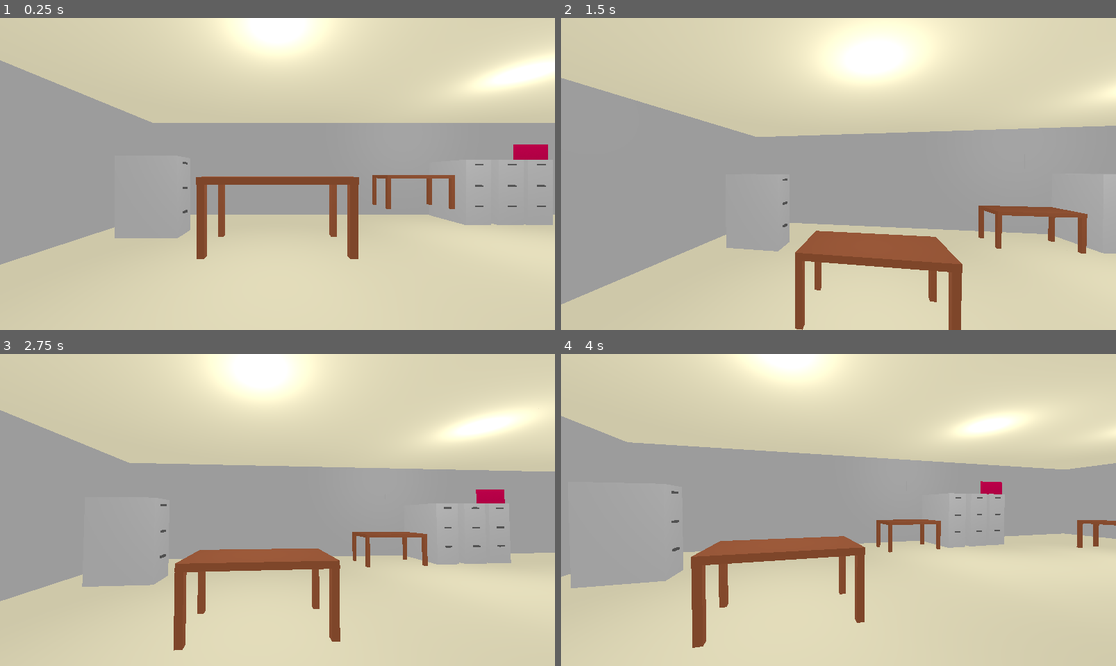
Above: before the commit, frames 1-4 (two rows, left to right).
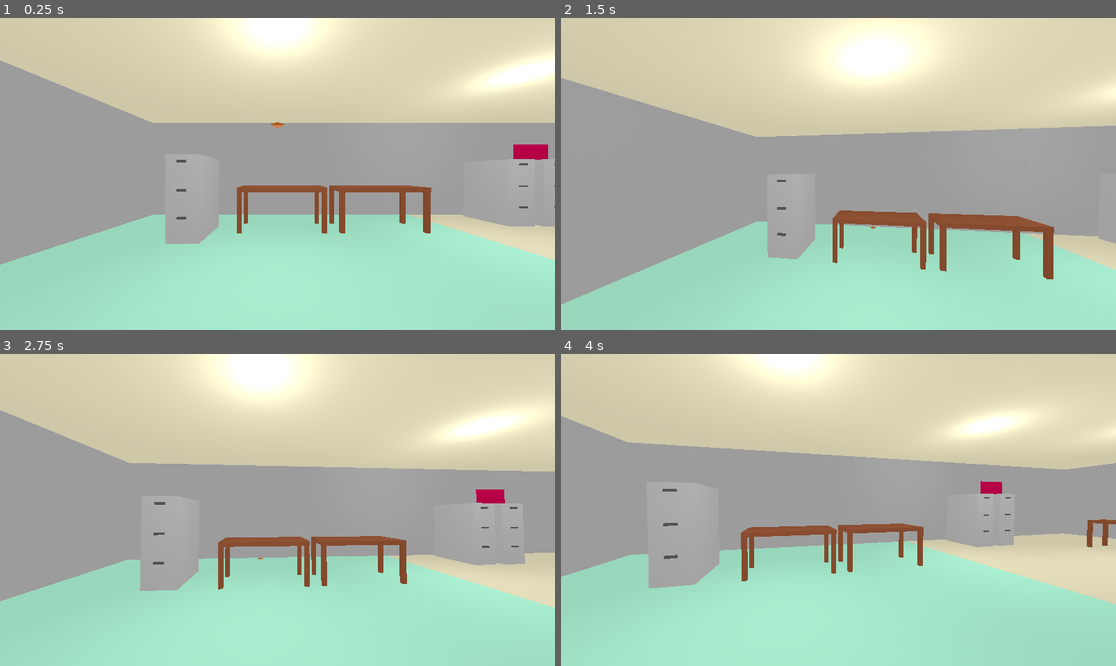
Above: after the commit, the same moments.

Repository: smekbo/office
Game: Godot game, scene res://main.tscn
Two runs of this game, one before a commit and one after it. Both use one fixed random seed, a clock stepped at 60 frames per second and the inputs below.
Inputs (mouse positions are in pixels of both pictures, inside the frame that each line leads up to):
- Up to frame 1 (0.25 s): no input
- Up to frame 2 (1.5 s): tap Enter (ui_accept) at 0.5, 0.6 s; move the mouse to (866, 174) at 0.52 s; hold Up (ui_up) from 0.53 s (still down); tap Space (jump) at 0.77 s; tap E (use) at 0.8, 1.35 s; move the mouse to (810, 174) at 1.27 s
- Up to frame 3 (2.75 s): keep holding Up (ui_up); tap Space (jump) at 1.52 s; tap Enter (ui_accept) at 1.55, 2, 2.1 s; move the mouse to (288, 503) at 2.02 s; tap E (use) at 2.3 s
- Up to frame 4 (4 s): keep holding Up (ui_up); tap Enter (ui_accept) at 2.75, 3.05, 3.6 s; move the mouse to (832, 516) at 2.77 s; tap E (use) at 2.85, 3.8 s; tap Space (jump) at 3.02, 3.77 s; move the mouse to (877, 513) at 3.52 s

The runs differ from the first frame. In frame 1, 36% of the frame differs, in the area x 0-100%, y 33-100%; in frame 2, 29%; in frame 3, 32%; in frame 4, 36%, in the area x 0-100%, y 43-100%.

Commit message:
alternate kick method

Diff:
--- /dev/null
+++ b/file_cabinet_method2.tscn
@@ -0,0 +1,74 @@
+[gd_scene load_steps=8 format=3 uid="uid://b72dbnj475t73"]
+
+[ext_resource type="Script" path="res://kicker.gd" id="1_yjk74"]
+
+[sub_resource type="StandardMaterial3D" id="StandardMaterial3D_hkr2p"]
+albedo_color = Color(0.305882, 0.305882, 0.305882, 1)
+
+[sub_resource type="BoxMesh" id="BoxMesh_f86j4"]
+material = SubResource("StandardMaterial3D_hkr2p")
+size = Vector3(0.1, 0.05, 0.2)
+
+[sub_resource type="StandardMaterial3D" id="StandardMaterial3D_4imao"]
+albedo_color = Color(0.631373, 0.631373, 0.631373, 1)
+grow_amount = -0.703
+
+[sub_resource type="BoxMesh" id="BoxMesh_d8viy"]
+material = SubResource("StandardMaterial3D_4imao")
+size = Vector3(1.5, 2, 0.75)
+
+[sub_resource type="ConvexPolygonShape3D" id="ConvexPolygonShape3D_xquu2"]
+points = PackedVector3Array(-0.75, -1, -0.375, -0.75, -1, 0.375, -0.75, 1, -0.375, 0.75, -1, -0.375, 0.75, -1, 0.375, -0.75, 1, 0.375, 0.75, 1, -0.375, 0.75, 1, 0.375)
+
+[sub_resource type="BoxShape3D" id="BoxShape3D_ss0fn"]
+size = Vector3(1.50668, 2.00603, 0.760125)
+
+[node name="file_cabinet" type="RigidBody3D"]
+collision_layer = 2
+collision_mask = 2
+sleeping = true
+
+[node name="handle" type="MeshInstance3D" parent="."]
+transform = Transform3D(1, 0, 0, 0, 1, 0, 0, 0, 1, 0.751229, -0.413617, 0)
+mesh = SubResource("BoxMesh_f86j4")
+skeleton = NodePath("../cabinet")
+
+[node name="handle2" type="MeshInstance3D" parent="."]
+transform = Transform3D(1, 0, 0, 0, 1, 0, 0, 0, 1, 0.751229, 0.201657, 0)
+mesh = SubResource("BoxMesh_f86j4")
+skeleton = NodePath("../cabinet")
+
+[node name="handle3" type="MeshInstance3D" parent="."]
+transform = Transform3D(1, 0, 0, 0, 1, 0, 0, 0, 1, 0.751229, 0.844335, 0)
+mesh = SubResource("BoxMesh_f86j4")
+skeleton = NodePath("../cabinet")
+
+[node name="cabinet" type="MeshInstance3D" parent="."]
+mesh = SubResource("BoxMesh_d8viy")
+skeleton = NodePath("../..")
+
+[node name="CollisionShape3D" type="CollisionShape3D" parent="."]
+shape = SubResource("ConvexPolygonShape3D_xquu2")
+
+[node name="kicker" type="Area3D" parent="."]
+collision_layer = 4
+collision_mask = 2
+script = ExtResource("1_yjk74")
+
+[node name="CollisionShape3D" type="CollisionShape3D" parent="kicker"]
+transform = Transform3D(1, 0, 0, 0, 1, 0, 0, 0, 1, 0, -0.00675571, 0)
+shape = SubResource("BoxShape3D_ss0fn")
+
+[node name="sides" type="Node3D" parent="kicker"]
+
+[node name="Marker3D" type="Marker3D" parent="kicker/sides"]
+transform = Transform3D(-1, 0, -8.74228e-08, 0, 1, 0, 8.74228e-08, 0, -1, 0, 0, 0.618635)
+
+[node name="Marker3D2" type="Marker3D" parent="kicker/sides"]
+transform = Transform3D(1, 0, 0, 0, 1, 0, 0, 0, 1, 0, 0, -0.625486)
+
+[node name="Marker3D3" type="Marker3D" parent="kicker/sides"]
+transform = Transform3D(-4.37114e-08, 0, -1, 0, 1, 0, 1, 0, -4.37114e-08, 1.55736, 0, 0)
+
+[node name="Marker3D4" type="Marker3D" parent="kicker/sides"]
+transform = Transform3D(-4.37114e-08, 0, 1, 0, 1, 0, -1, 0, -4.37114e-08, -1.52119, 0, 0)
--- a/flipper.gd
+++ b/flipper.gd
@@ -3,11 +3,11 @@
 @export var STRENGTH := 2
 @onready var flip_detector : RayCast3D = $flip_detector
 
-func _physics_process(delta):
-	if flip_detector.is_colliding():
-		flip_detector.enabled = false
-		owner.sleeping = true
-		$CPUParticles3D.emitting = false
+#func _physics_process(delta):
+#	if flip_detector.is_colliding():
+#		flip_detector.enabled = false
+#		owner.sleeping = true
+#		$CPUParticles3D.emitting = false
 
 func _flip():
 	$CPUParticles3D.emitting = true
@@ -15,3 +15,6 @@
 	flip_detector.enabled = true
 	print(global_transform.basis.z)
 	owner.apply_impulse(-global_transform.basis.z * STRENGTH,Vector3(0,1,0))
+
+func _kick(collision : Vector3):
+	pass
--- /dev/null
+++ b/kicker.gd
@@ -0,0 +1,27 @@
+extends Area3D
+
+@onready var sides = $sides
+
+var STRENGTH := 2
+
+# Called when the node enters the scene tree for the first time.
+func _ready():
+	pass # Replace with function body.
+
+
+# Called every frame. 'delta' is the elapsed time since the previous frame.
+func _process(delta):
+	pass
+
+func _kick(collision : Vector3):
+	var nearest = sides.get_children()[0]
+	var shortest_dist = collision.distance_to(sides.get_children()[0].global_position)
+	for side in sides.get_children():
+		var dist = collision.distance_to(side.global_position)
+		if dist < shortest_dist:
+			nearest = side
+
+	owner.apply_impulse(nearest.global_transform.basis.z * STRENGTH, Vector3(0,1,0))
+
+func _flip():
+	pass
--- a/main.tscn
+++ b/main.tscn
@@ -6,6 +6,9 @@
 [ext_resource type="PackedScene" uid="uid://ca3ktphds8w2n" path="res://table.tscn" id="3_o7e77"]
 [ext_resource type="PackedScene" uid="uid://c36x01l6o14xc" path="res://wall-window.tscn" id="4_46i3y"]
 [ext_resource type="PackedScene" uid="uid://344gk8ncqdyu" path="res://file_cabinet.tscn" id="5_ewq2r"]
+[ext_resource type="PackedScene" uid="uid://hfetij4f8ktt" path="res://roach.tscn" id="7_ibjcn"]
+[ext_resource type="PackedScene" uid="uid://dhvrh83k4oh7a" path="res://table_method2.tscn" id="8_mqw36"]
+[ext_resource type="PackedScene" uid="uid://b72dbnj475t73" path="res://file_cabinet_method2.tscn" id="9_3f6id"]
 
 [sub_resource type="ProceduralSkyMaterial" id="ProceduralSkyMaterial_d1yea"]
 sky_top_color = Color(0.933333, 0, 0.372549, 1)
@@ -23,6 +26,13 @@
 ambient_light_source = 2
 ambient_light_color = Color(1, 1, 1, 1)
 reflected_light_source = 1
+
+[sub_resource type="StandardMaterial3D" id="StandardMaterial3D_8k0p0"]
+albedo_color = Color(0.596078, 0.843137, 0.737255, 1)
+
+[sub_resource type="BoxMesh" id="BoxMesh_dqc65"]
+material = SubResource("StandardMaterial3D_8k0p0")
+size = Vector3(10, 0.5, 10)
 
 [node name="main" type="Node3D"]
 script = ExtResource("1_2im3f")
@@ -44,6 +54,9 @@
 
 [node name="floor" parent="map" instance=ExtResource("1_wgtqp")]
 
+[node name="floor" parent="map/floor" index="1"]
+mesh = SubResource("BoxMesh_dqc65")
+
 [node name="floor2" parent="map" instance=ExtResource("1_wgtqp")]
 transform = Transform3D(-4.37114e-08, 0, 1, 0, 1, 0, -1, 0, -4.37114e-08, -5, -2, -10)
 
@@ -64,35 +77,23 @@
 [node name="wall5" parent="map/walls" instance=ExtResource("2_c2o63")]
 transform = Transform3D(1, 0, 0, 0, 1, 0, 0, 0, 1, -3, 0, -10)
 
-[node name="table" parent="." instance=ExtResource("3_o7e77")]
-transform = Transform3D(1, 0, 0, 0, 1, 0, 0, 0, 1, 0, 2, -3)
-
-[node name="table2" parent="." instance=ExtResource("3_o7e77")]
-transform = Transform3D(1, 0, 0, 0, 1, 0, 0, 0, 1, 4.27502, 2, -6.5388)
-
 [node name="table3" parent="." instance=ExtResource("3_o7e77")]
-transform = Transform3D(-4.37114e-08, 0, -1, 0, 1, 0, 1, 0, -4.37114e-08, 10.8804, 2, -4.06514)
+transform = Transform3D(-4.37114e-08, 0, -1, 0, 1, 0, 1, 0, -4.37114e-08, 11.4329, 2, -4.06514)
 
 [node name="table4" parent="." instance=ExtResource("3_o7e77")]
-transform = Transform3D(-4.37114e-08, 0, -1, 0, 1, 0, 1, 0, -4.37114e-08, 10.8804, 2, -1.94547)
+transform = Transform3D(-4.37114e-08, 0, -1, 0, 1, 0, 1, 0, -4.37114e-08, 11.4159, 2, -1.94547)
 
 [node name="wall" parent="." instance=ExtResource("4_46i3y")]
 transform = Transform3D(-4.37114e-08, 0, -1, 0, 1, 0, 1, 0, -4.37114e-08, 9.98334, 2.01221, -7.99471)
 
-[node name="file_cabinet" parent="." instance=ExtResource("5_ewq2r")]
-transform = Transform3D(1, 0, 0, 0, 1, 0, 0, 0, 1, -3.16705, 1.41851, 0)
-
-[node name="file_cabinet2" parent="." instance=ExtResource("5_ewq2r")]
-transform = Transform3D(1, 0, 0, 0, 1, 0, 0, 0, 1, -3.16705, 1.41851, -5.2647)
-
 [node name="file_cabinet3" parent="." instance=ExtResource("5_ewq2r")]
-transform = Transform3D(-4.37114e-08, 0, -1, 0, 1, 0, 1, 0, -4.37114e-08, 7.97799, 1.41851, -6.9132)
-
-[node name="file_cabinet4" parent="." instance=ExtResource("5_ewq2r")]
-transform = Transform3D(-4.37114e-08, 0, -1, 0, 1, 0, 1, 0, -4.37114e-08, 7.08914, 1.41851, -6.9132)
+transform = Transform3D(-1, 0, 8.74228e-08, 0, 1, 0, -8.74228e-08, 0, -1, 11.5747, 1.41851, -0.0229268)
 
 [node name="file_cabinet5" parent="." instance=ExtResource("5_ewq2r")]
-transform = Transform3D(-4.37114e-08, 0, -1, 0, 1, 0, 1, 0, -4.37114e-08, 6.09548, 1.41851, -6.9132)
+transform = Transform3D(-4.37114e-08, 0, -1, 0, 1, 0, 1, 0, -4.37114e-08, 8.27121, 1.41851, -6.75296)
+
+[node name="file_cabinet6" parent="." instance=ExtResource("5_ewq2r")]
+transform = Transform3D(-4.37114e-08, 0, -1, 0, 1, 0, 1, 0, -4.37114e-08, 7.22776, 1.41851, -6.75296)
 
 [node name="OmniLight3D" type="OmniLight3D" parent="."]
 transform = Transform3D(1, 0, 0, 0, 1, 0, 0, 0, 1, 0, 3.37839, -2.66153)
@@ -102,3 +103,23 @@
 
 [node name="OmniLight3D3" type="OmniLight3D" parent="."]
 transform = Transform3D(1, 0, 0, 0, 1, 0, 0, 0, 1, 8.72189, 3.37839, -2.66153)
+
+[node name="roach" parent="." instance=ExtResource("7_ibjcn")]
+transform = Transform3D(1, 0, 0, 0, 1, 0, 0, 0, 1, 0, 2.84831, -3.05894)
+
+[node name="table5" parent="." instance=ExtResource("8_mqw36")]
+transform = Transform3D(1, 0, 0, 0, 1, 0, 0, 0, 1, 2.39084, 1.73645, -4.98167)
+
+[node name="table6" parent="." instance=ExtResource("8_mqw36")]
+transform = Transform3D(1, 0, 0, 0, 1, 0, 0, 0, 1, 0.100887, 1.73645, -4.98167)
+
+[node name="file_cabinet" parent="." instance=ExtResource("9_3f6id")]
+transform = Transform3D(-4.37114e-08, 0, -1, 0, 1, 0, 1, 0, -4.37114e-08, -2.12223, 1.3559, -5.26484)
+
+[node name="file_cabinet2" parent="." instance=ExtResource("9_3f6id")]
+transform = Transform3D(-4.37114e-08, 0, 1, 0, 1, 0, -1, 0, -4.37114e-08, -2.12223, 1.3559, 0.769542)
+
+[node name="file_cabinet4" parent="." instance=ExtResource("9_3f6id")]
+transform = Transform3D(-4.37114e-08, 0, 1, 0, 1, 0, -1, 0, -4.37114e-08, -0.977992, 1.3559, 0.769542)
+
+[editable path="map/floor"]
--- a/player.gd
+++ b/player.gd
@@ -41,7 +41,10 @@
 		Input.mouse_mode = Input.MOUSE_MODE_VISIBLE
 
 	if Input.is_action_just_pressed("use"):
+		var col = use_ray.get_collision_point()
+		print(col)
 		var obj = use_ray.get_collider()
 		if obj:
 			obj._flip()
+			obj._kick(col)
 		use.emit()
--- /dev/null
+++ b/roach.gd
@@ -0,0 +1,31 @@
+extends CharacterBody3D
+
+
+const SPEED = 5.0
+const JUMP_VELOCITY = 4.5
+
+# Get the gravity from the project settings to be synced with RigidBody nodes.
+var gravity = ProjectSettings.get_setting("physics/3d/default_gravity")
+
+
+func _physics_process(delta):
+	# Add the gravity.
+	if not is_on_floor():
+		velocity.y -= gravity * delta
+
+	# Handle Jump.
+	if Input.is_action_just_pressed("ui_accept") and is_on_floor():
+		velocity.y = JUMP_VELOCITY
+
+	# Get the input direction and handle the movement/deceleration.
+	# As good practice, you should replace UI actions with custom gameplay actions.
+	var input_dir = Input.get_vector("ui_left", "ui_right", "ui_up", "ui_down")
+	var direction = (transform.basis * Vector3(input_dir.x, 0, input_dir.y)).normalized()
+	if direction:
+		velocity.x = direction.x * SPEED
+		velocity.z = direction.z * SPEED
+	else:
+		velocity.x = move_toward(velocity.x, 0, SPEED)
+		velocity.z = move_toward(velocity.z, 0, SPEED)
+
+	move_and_slide()
--- /dev/null
+++ b/roach.tscn
@@ -0,0 +1,48 @@
+[gd_scene load_steps=8 format=3 uid="uid://hfetij4f8ktt"]
+
+[ext_resource type="Script" path="res://roach.gd" id="1_00gca"]
+
+[sub_resource type="ConvexPolygonShape3D" id="ConvexPolygonShape3D_3rgpa"]
+points = PackedVector3Array(0, 0.25, 0.05, 0.5, -0.25, 0.05, 0, 0.25, -0.05, -0.5, -0.25, 0.05, 0.5, -0.25, -0.05, -0.5, -0.25, -0.05)
+
+[sub_resource type="ConvexPolygonShape3D" id="ConvexPolygonShape3D_rlv2a"]
+points = PackedVector3Array(0, 0.5, 0.05, 0.5, -0.5, 0.05, 0, 0.5, -0.05, -0.5, -0.5, 0.05, 0.5, -0.5, -0.05, -0.5, -0.5, -0.05)
+
+[sub_resource type="StandardMaterial3D" id="StandardMaterial3D_stdhe"]
+albedo_color = Color(0.603922, 0.352941, 0.152941, 1)
+
+[sub_resource type="PrismMesh" id="PrismMesh_lnps1"]
+material = SubResource("StandardMaterial3D_stdhe")
+size = Vector3(1, 0.5, 0.1)
+
+[sub_resource type="StandardMaterial3D" id="StandardMaterial3D_mti8g"]
+albedo_color = Color(0.823529, 0.501961, 0.301961, 1)
+
+[sub_resource type="PrismMesh" id="PrismMesh_slmh6"]
+material = SubResource("StandardMaterial3D_mti8g")
+size = Vector3(1, 1, 0.1)
+
+[node name="roach" type="CharacterBody3D"]
+collision_layer = 8
+collision_mask = 6
+script = ExtResource("1_00gca")
+
+[node name="CollisionShape3D" type="CollisionShape3D" parent="."]
+transform = Transform3D(0.2, 1.27146e-08, -5.55773e-16, 5.29396e-23, -8.74228e-09, -0.2, -1.27146e-08, 0.2, -8.74228e-09, 9.52876e-09, 0, 0.149887)
+shape = SubResource("ConvexPolygonShape3D_3rgpa")
+
+[node name="CollisionShape3D2" type="CollisionShape3D" parent="."]
+transform = Transform3D(-0.2, -3.01992e-08, 1.32005e-15, 0, -8.74228e-09, -0.2, 3.01992e-08, -0.2, 8.74228e-09, 0, 0, 0)
+shape = SubResource("ConvexPolygonShape3D_rlv2a")
+
+[node name="roach_mesh" type="Node3D" parent="."]
+transform = Transform3D(-0.2, -3.01992e-08, 1.32005e-15, 0, -8.74228e-09, -0.2, 3.01992e-08, -0.2, 8.74228e-09, 0, 0, 0)
+
+[node name="MeshInstance3D" type="MeshInstance3D" parent="roach_mesh"]
+transform = Transform3D(-1, 8.74228e-08, -3.82137e-15, -8.74228e-08, -1, 8.74228e-08, 3.82137e-15, 8.74228e-08, 1, 6.55176e-08, -0.749435, 3.27588e-08)
+mesh = SubResource("PrismMesh_lnps1")
+skeleton = NodePath("../..")
+
+[node name="MeshInstance3D2" type="MeshInstance3D" parent="roach_mesh"]
+mesh = SubResource("PrismMesh_slmh6")
+skeleton = NodePath("../..")
--- /dev/null
+++ b/table_method2.tscn
@@ -0,0 +1,107 @@
+[gd_scene load_steps=12 format=3 uid="uid://dhvrh83k4oh7a"]
+
+[ext_resource type="Script" path="res://kicker.gd" id="1_2uf7t"]
+
+[sub_resource type="StandardMaterial3D" id="StandardMaterial3D_l00uk"]
+albedo_color = Color(0.494118, 0.27451, 0.168627, 1)
+grow_amount = -0.703
+
+[sub_resource type="BoxMesh" id="BoxMesh_d8viy"]
+material = SubResource("StandardMaterial3D_l00uk")
+size = Vector3(2, 0.1, 1)
+
+[sub_resource type="ConvexPolygonShape3D" id="ConvexPolygonShape3D_2nmw2"]
+points = PackedVector3Array(-1, -0.05, -0.5, -1, 0.05, -0.5, 1, -0.05, -0.5, -1, -0.05, 0.5, -1, 0.05, 0.5, 1, 0.05, -0.5, 1, -0.05, 0.5, 1, 0.05, 0.5)
+
+[sub_resource type="StandardMaterial3D" id="StandardMaterial3D_up4xe"]
+albedo_color = Color(0.494118, 0.27451, 0.168627, 1)
+
+[sub_resource type="BoxMesh" id="BoxMesh_1iju8"]
+material = SubResource("StandardMaterial3D_up4xe")
+size = Vector3(0.1, 1, 0.1)
+
+[sub_resource type="ConvexPolygonShape3D" id="ConvexPolygonShape3D_wefq2"]
+points = PackedVector3Array(-0.05, -0.5, -0.05, -0.05, -0.5, 0.05, -0.05, 0.5, -0.05, 0.05, -0.5, -0.05, 0.05, -0.5, 0.05, -0.05, 0.5, 0.05, 0.05, 0.5, -0.05, 0.05, 0.5, 0.05)
+
+[sub_resource type="ConvexPolygonShape3D" id="ConvexPolygonShape3D_mio15"]
+points = PackedVector3Array(-0.05, -0.5, -0.05, -0.05, -0.5, 0.05, -0.05, 0.5, -0.05, 0.05, -0.5, -0.05, 0.05, -0.5, 0.05, -0.05, 0.5, 0.05, 0.05, 0.5, -0.05, 0.05, 0.5, 0.05)
+
+[sub_resource type="ConvexPolygonShape3D" id="ConvexPolygonShape3D_xm70k"]
+points = PackedVector3Array(-0.05, -0.5, -0.05, -0.05, -0.5, 0.05, -0.05, 0.5, -0.05, 0.05, -0.5, -0.05, 0.05, -0.5, 0.05, -0.05, 0.5, 0.05, 0.05, 0.5, -0.05, 0.05, 0.5, 0.05)
+
+[sub_resource type="ConvexPolygonShape3D" id="ConvexPolygonShape3D_q1k5n"]
+points = PackedVector3Array(-0.05, -0.5, -0.05, -0.05, -0.5, 0.05, -0.05, 0.5, -0.05, 0.05, -0.5, -0.05, 0.05, -0.5, 0.05, -0.05, 0.5, 0.05, 0.05, 0.5, -0.05, 0.05, 0.5, 0.05)
+
+[sub_resource type="BoxShape3D" id="BoxShape3D_qubla"]
+size = Vector3(2.01481, 1.02028, 1)
+
+[node name="table" type="RigidBody3D"]
+collision_layer = 2
+collision_mask = 2
+sleeping = true
+
+[node name="top" type="MeshInstance3D" parent="."]
+mesh = SubResource("BoxMesh_d8viy")
+skeleton = NodePath("../..")
+
+[node name="CollisionShape3D" type="CollisionShape3D" parent="."]
+shape = SubResource("ConvexPolygonShape3D_2nmw2")
+
+[node name="leg1" type="MeshInstance3D" parent="."]
+transform = Transform3D(1, 0, 0, 0, 1, 0, 0, 0, 1, 0.943693, -0.458538, 0.446039)
+mesh = SubResource("BoxMesh_1iju8")
+skeleton = NodePath("../top")
+
+[node name="CollisionShape3D2" type="CollisionShape3D" parent="."]
+transform = Transform3D(1, 0, 0, 0, 1, 0, 0, 0, 1, 0.943693, -0.458538, 0.446039)
+shape = SubResource("ConvexPolygonShape3D_wefq2")
+
+[node name="leg2" type="MeshInstance3D" parent="."]
+transform = Transform3D(1, 0, 0, 0, 1, 0, 0, 0, 1, 0.943523, -0.458538, -0.444881)
+mesh = SubResource("BoxMesh_1iju8")
+skeleton = NodePath("../top")
+
+[node name="CollisionShape3D3" type="CollisionShape3D" parent="."]
+transform = Transform3D(1, 0, 0, 0, 1, 0, 0, 0, 1, 0.943523, -0.458538, -0.444881)
+shape = SubResource("ConvexPolygonShape3D_mio15")
+
+[node name="leg3" type="MeshInstance3D" parent="."]
+transform = Transform3D(1, 0, 0, 0, 1, 0, 0, 0, 1, -0.947623, -0.458538, -0.444881)
+mesh = SubResource("BoxMesh_1iju8")
+skeleton = NodePath("../top")
+
+[node name="CollisionShape3D4" type="CollisionShape3D" parent="."]
+transform = Transform3D(1, 0, 0, 0, 1, 0, 0, 0, 1, -0.947623, -0.458538, -0.444881)
+shape = SubResource("ConvexPolygonShape3D_xm70k")
+
+[node name="leg4" type="MeshInstance3D" parent="."]
+transform = Transform3D(1, 0, 0, 0, 1, 0, 0, 0, 1, -0.95085, -0.458538, 0.445829)
+mesh = SubResource("BoxMesh_1iju8")
+skeleton = NodePath("../top")
+
+[node name="CollisionShape3D5" type="CollisionShape3D" parent="."]
+transform = Transform3D(1, 0, 0, 0, 1, 0, 0, 0, 1, -0.95085, -0.458538, 0.445829)
+shape = SubResource("ConvexPolygonShape3D_q1k5n")
+
+[node name="kicker" type="Area3D" parent="."]
+collision_layer = 4
+collision_mask = 2
+script = ExtResource("1_2uf7t")
+
+[node name="CollisionShape3D" type="CollisionShape3D" parent="kicker"]
+transform = Transform3D(1, 0, 0, 0, 1, 0, 0, 0, 1, 0, -0.463512, 0)
+shape = SubResource("BoxShape3D_qubla")
+
+[node name="sides" type="Node3D" parent="kicker"]
+
+[node name="Marker3D" type="Marker3D" parent="kicker/sides"]
+transform = Transform3D(-1, 0, -8.74228e-08, 0, 1, 0, 8.74228e-08, 0, -1, 0, 0, 0.618635)
+
+[node name="Marker3D2" type="Marker3D" parent="kicker/sides"]
+transform = Transform3D(1, 0, 0, 0, 1, 0, 0, 0, 1, 0, 0, -0.625486)
+
+[node name="Marker3D3" type="Marker3D" parent="kicker/sides"]
+transform = Transform3D(-4.37114e-08, 0, -1, 0, 1, 0, 1, 0, -4.37114e-08, 2, 0, 0)
+
+[node name="Marker3D4" type="Marker3D" parent="kicker/sides"]
+transform = Transform3D(-4.37114e-08, 0, 1, 0, 1, 0, -1, 0, -4.37114e-08, -2, 0, 0)
Not shown: 1 places in main.tscn that only renumber resources
Not shown, changed: _export/_export.zip
Not shown, changed: _export/index.html
Not shown, changed: _export/index.pck
